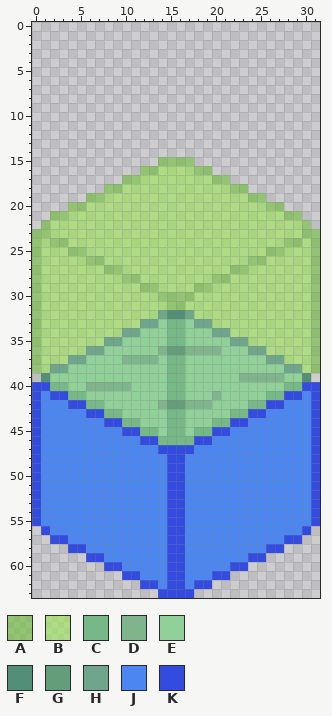
Pixel-art file, stored at images/isometric tiles/ship unit.ase. Above: the version before the commit.
32x64 pixels, 1 frame.
Palette (. is transparent): A #6abe3095  B #99e55095  C #76b986  D #7fb48c  E #91d099  F #538e79  G #649d7a  H #6fa58b  J #4c87f1  K #334bdf
After:
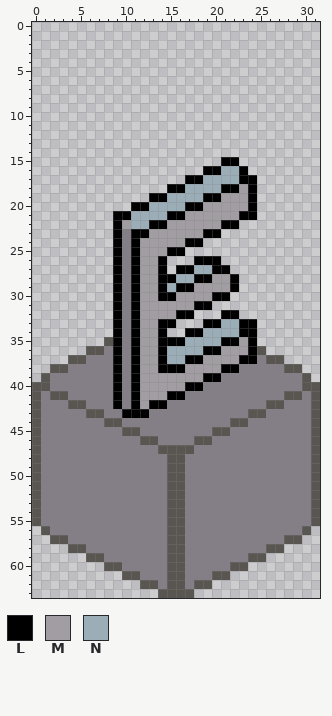
Colours new in this view: L #000000  M #a19da3  N #9badb7
Changes in this commit:
layer "Sea" now hidden
layer "Grid Labels/Facing Right/E" added
layer "Thing2" now hidden
colour J: #4c87f1 -> #847e87
colour K: #334bdf -> #595652
y 15: x 14..17 AAAA -> ....; x 21..22 .. -> LL
y 16: x 12..23 AABBBBAA.... -> .......LLNNL
y 17: x 10..24 AABBBBBBBBAA... -> .......LLNNNNLL
y 18: x 8..24 AABBBBBBBBBBBBAA. -> .......LLNNNNLLML
y 19: x 6..25 AABBBBBBBBBBBBBBBBAA -> .......LLNNNNLLMMML.
y 20: x 4..27 AABBBBBBBBBBBBBBBBBBBBAA -> .......LLNNNNLLMMMMML...
y 21: x 2..29 AABBBBBBBBBBBBBBBBBBBBBBBBAA -> .......LLNNNNLLMMMMMMLL.....
y 22: x 1..30 ABBBBBBBBBBBBBBBBBBBBBBBBBBBBA -> ........LMNNLLMMMMMMLL........
y 23: x 0..31 AABBBBBBBBBBBBBBBBBBBBBBBBBBBBAA -> .........LJLLMMMMMMLL...........
y 24: x 0..31 ABAABBBBBBBBBBBBBBBBBBBBBBBBAABA -> .........LJLMMMMMLL.............
y 25: x 0..31 ABBBAABBBBBBBBBBBBBBBBBBBBAABBBA -> .........LJLMMMLL...............
y 26: x 0..31 ABBBBBAABBBBBBBBBBBBBBBBAABBBBBA -> .........LJLMML...LLL...........
y 27: x 0..31 ABBBBBBBAABBBBBBBBBBBBAABBBBBBBA -> .........LJLMML.LLNNLL..........
y 28: x 0..31 ABBBBBBBBBAABBBBBBBBAABBBBBBBBBA -> .........LJLMMLLNNLLMML.........
y 29: x 0..31 ABBBBBBBBBBBAABBBBAABBBBBBBBBBBA -> .........LJLMMLNLLMMMML.........
y 30: x 0..31 ABBBBBBBBBBBBBAAAABBBBBBBBBBBBBA -> .........LJLMMLLMMMMLL..........
y 31: x 0..31 ABBBBBBBBBBBBBBAABBBBBBBBBBBBBBA -> .........LJLMMMMMMLL............
y 32: x 0..31 ABBBBBBBBBBBBBHFFHBBBBBBBBBBBBBA -> .........LJLMMMMLL...LL.........
y 33: x 0..31 ABBBBBBBBBBBHHECCEHHBBBBBBBBBBBA -> .........LJLMMLL...LLNNLL.......
y 34: x 0..31 ABBBBBBBBBHHEEECCEEEHHBBBBBBBBBA -> .........LJLMML..LLNNNNLL.......
y 35: x 0..31 ABBBBBBBHHEEEEECCEEEEEHHBBBBBBBA -> ........KLJLMMLLLNNNNLLML.......
y 36: x 0..31 ABBBBBHHEEEEEEDGGDDDDEEEHHBBBBBA -> ......KKJLJLMMLNNNNLLMMMLK......
y 37: x 0..31 ABBBHHEEEEDDDDECCEEEEEEEEEHHBBBA -> ....KKJJJLJLMMLNNLLMMMMLLJKK....
y 38: x 0..31 ABHHEEEEEEEEEEECCEEEEEEEEEEEHHBA -> ..KKJJJJJLJLMMLLLMMMMLLJJJJJKK..
y 39: x 1..30 FEEEEEEEEEEEEECCEEEEEEDDDDDEEF -> KJJJJJJJLJLMMMMMMMLLJJJJJJJJJK
y 40: x 2..29 CCEEDDDDDEEEECCEEEEEEEEEEECC -> JJJJJJJLJLMMMMMLLJJJJJJJJJJJ
y 41: x 4..27 CCEEEEEEEEECCEEEDEEEEECC -> JJJJJLJLMMMLLJJJJJJJJJJJ
y 42: x 6..25 CCEEEEEEDGGDDDEEEECC -> JJJLJLMLLJJJJJJJJJJJ
y 43: x 8..23 CCEEEEECCEEEEECC -> JJLLLJJJJJJJJJJJ
y 44: x 10..21 CCEEECCEEECC -> JJJJJJJJJJJJ
y 45: x 12..19 CCECCECC -> JJJJJJJJ
y 46: x 14..17 CCCC -> JJJJ
